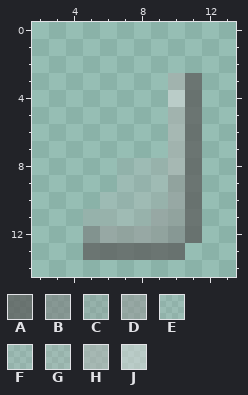
File history of a pixel-art file, foil.ase. That is the earlier state.
16x16 pixels, 1 frame. Shown: x 2..13, y 0..14.
Palette (. is transparent): A #5c5c5cbf  B #7b7b7b8f  C #97979750  D #9797978f  E #b3b3b32d  F #b3b3b33c  G #b3b3b350  H #b3b3b38f  J #d7d7d78f
Pixels before, first column x 5:
 3 .....HA
 4 .....JA
 5 .....HA
 6 .....HA
 7 .....HA
 8 ..EFGHA
 9 ..FFGDA
10 .FFGGDA
11 CGGGDDA
12 BDDDDBA
13 AAAAAA.
After the commit:
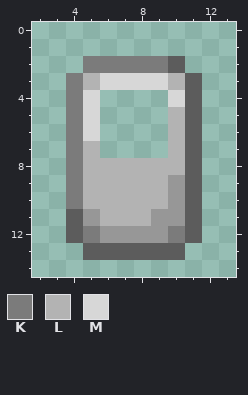
Colours new in this view: K #7b7b7b  L #b3b3b3  M #d7d7d7
The edit:
{"change": "layer \"Full\" now shown"}
{"change": "layer \"Lower left\" now hidden"}
{"colour":"A","old":"#5c5c5cbf","new":"#5c5c5c"}
{"colour":"D","old":"#9797978f","new":"#979797"}
{"y":2,"x":5,"old":"......","new":"KKKKKA"}
{"y":3,"x":4,"old":"......H","new":"KLMMMML"}
{"y":4,"x":4,"old":"..","new":"KM"}
{"y":4,"x":10,"old":"J","new":"M"}
{"y":5,"x":4,"old":"..","new":"KM"}
{"y":5,"x":10,"old":"H","new":"L"}
{"y":6,"x":4,"old":"..","new":"KM"}
{"y":6,"x":10,"old":"H","new":"L"}
{"y":7,"x":4,"old":"..","new":"KL"}
{"y":7,"x":10,"old":"H","new":"L"}
{"y":8,"x":4,"old":"...EFGH","new":"KLLLLLL"}
{"y":9,"x":4,"old":"...FFG","new":"KLLLLL"}
{"y":10,"x":4,"old":"..FFGG","new":"KLLLLL"}
{"y":11,"x":4,"old":".CGGG","new":"ADLLL"}
{"y":12,"x":4,"old":".B","new":"AK"}
{"y":12,"x":10,"old":"B","new":"K"}
{"label":"changed","picture_box":[66,56,202,260]}
